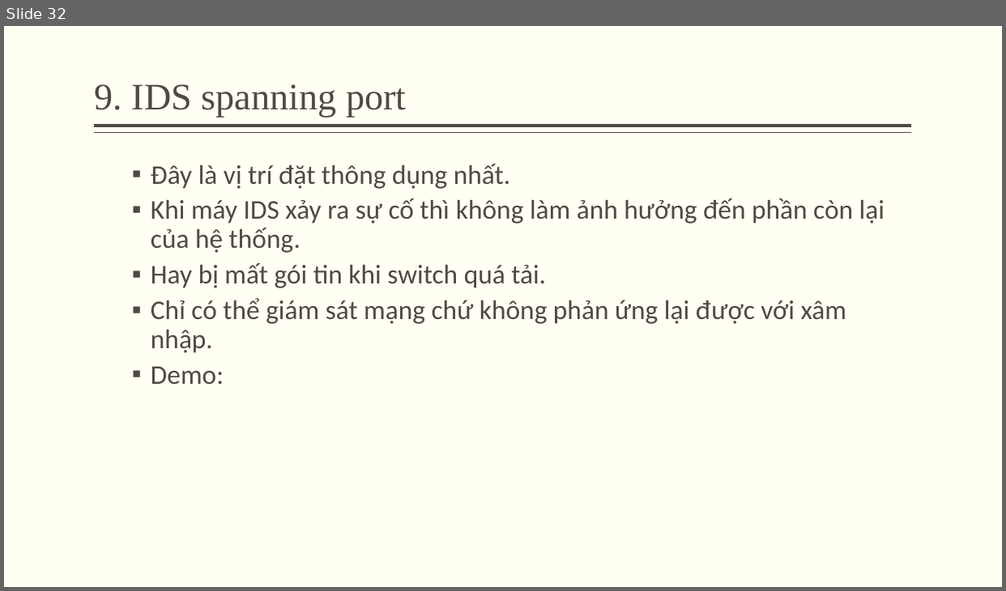
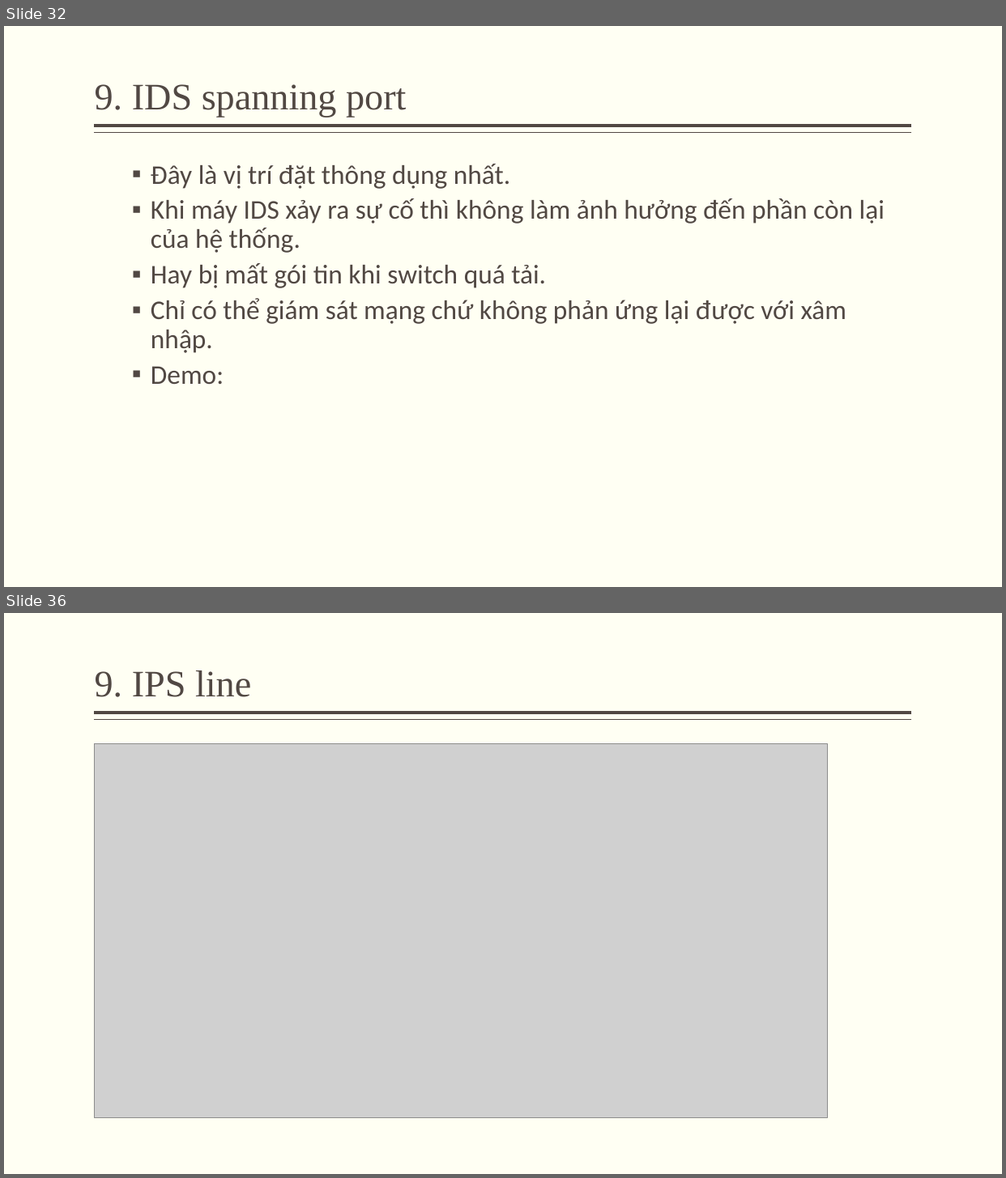
Before and after one commit to minhquan1418/do_an_ATMNC, a slide deck: silde.pptx. Shown one above the other, each under a label of ours: slide 32 before the commit, slides 32 and 36 after it; the slides between them are not shown. The pictures are 1006x591 and 1006x1178 pixels, drawn with LibreOffice and Linux fonts; fonts in the diff are those of the drawing; grey boxes stand for pictures. Boxes give left, top, right and bottom in pixels: in the first picture for what was removed or moved away, otherwise in the second. Text is boxed around its words. In the diff, an @@ line names an element or a change of style, - is before the commit and + after.

```diff
--- a/silde.pptx
+++ b/silde.pptx
@@ slide 36 added at [4, 613, 1002, 1174], background #FFFFF3; not listed: 2 template elements that a slide beside it also shows @@
@@ title added at [95, 671, 251, 697], 36 pt, text #514843 @@
+9. IPS line
@@ picture added at [95, 744, 828, 1118] @@
```
Also in this commit, not shown: 8 other slides added, 10 slides removed, 1 other file.
